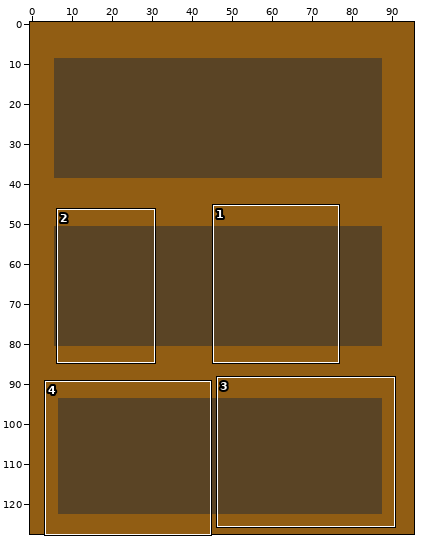
Sprite sheet -- media/images/bookcase.png. The picture above shows the old version from afar; the outline marks the close-up.
Close-up. Before:
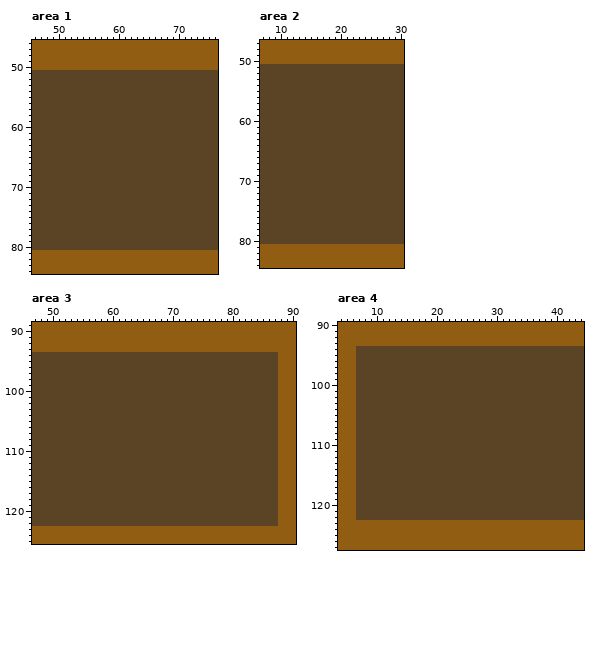
The file is 96x128 pixels. Colours within 5 levels of each other are drawn and written as one. Shown: area 1: x 46..76, y 46..84; area 2: x 7..30, y 47..84; area 3: x 47..90, y 89..125; area 4: x 4..44, y 90..127. The commit also changed other parts of the picture, which this record leaves out.
After the commit:
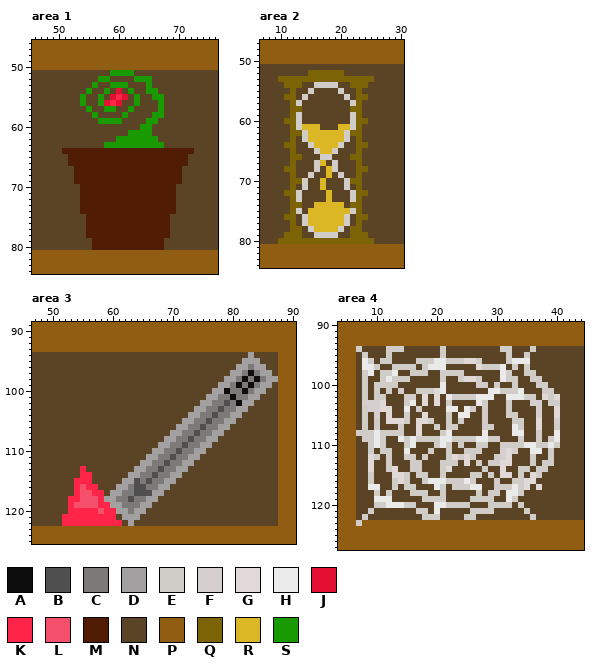
Palette (. is transparent): A #0d0d0d  B #504f4f  C #7c7979  D #a2a0a0  E #d0cdc8  F #d5cfcf  G #e1d8d8  H #eaeaea  J #e31033  K #ff2549  L #f44f6b  M #501d04  N #5a4425  P #915d13  Q #7c6406  R #dbb725  S #199a00
Changes in this commit:
Changed rows in their new state; - is an unchanged pixel.
Area 1:
first column x 51:
51 --------SSSS----------
52 ------SS----SSS-------
53 -----S--SSS---S-------
54 ----S--S-J-S--SS------
55 ---S--S-JKJ-S--SS-----
56 ---S--SJKJ--S---S-----
57 ----S--SS--S----S-----
58 -----S----S----SS-----
59 ------SSSS----SS------
60 -------------SS-------
61 -----------SSSS-------
62 ---------SSSSSSS------
63 -------SSSSSSSSSS-----
64 MMMMMMMMMMMMMMMMMMMMMM
65 -MMMMMMMMMMMMMMMMMMMM-
66 -MMMMMMMMMMMMMMMMMMMM-
67 --MMMMMMMMMMMMMMMMMM--
68 --MMMMMMMMMMMMMMMMMM--
69 --MMMMMMMMMMMMMMMMMM--
70 ---MMMMMMMMMMMMMMMM---
71 ---MMMMMMMMMMMMMMMM---
72 ---MMMMMMMMMMMMMMMM---
73 ---MMMMMMMMMMMMMMMM---
74 ---MMMMMMMMMMMMMMMM---
75 ----MMMMMMMMMMMMMM----
76 ----MMMMMMMMMMMMMM----
77 ----MMMMMMMMMMMMMM----
78 ----MMMMMMMMMMMMMM----
79 -----MMMMMMMMMMMM-----
80 -----MMMMMMMMMMMM-----
Area 2:
first column x 10:
52 -----QQQQQQ-----
53 QQQQQQQQQQQQQQQQ
54 -QQQ--EEEE--QQQ-
55 --Q--E----E--Q--
56 -QQ-E------E-QQ-
57 --QE--------EQ--
58 --QQ--------QQ--
59 --QE--------EQ--
60 -QQE--------EQQ-
61 --QERRR---RREQ--
62 --QQERRRRRREQQ--
63 --Q-ERRRRRRE-Q--
64 -QQ--ERRRRE--QQ-
65 --Q---ERRE---Q--
66 --QQ---EE---QQ--
67 --Q---ER-E---Q--
68 -QQ---E-RE---QQ-
69 --Q--E--R-E--Q--
70 --QQE--R---EQQ--
71 --Q-E--R---E-Q--
72 -QQE----R---EQQ-
73 --QE----R---EQ--
74 --QQ--RRRRR-QQ--
75 --QE-RRRRRRREQ--
76 -QQ-ERRRRRRE-QQ-
77 --Q-ERRRRRRE-Q--
78 --QQ-ERRRRE-QQ--
79 -QQQ--EEEE--QQQ-
80 QQQQQQQQQQQQQQQQ
Area 3:
first column x 52:
 94 -------------------------------D----
 95 ------------------------------DDD---
 96 -----------------------------DDCDD--
 97 ----------------------------DDCACDD-
 98 ---------------------------DDCACACDD
 99 --------------------------DDCACACDD-
100 -------------------------DDACCACDD--
101 ------------------------DDCCACCDD---
102 -----------------------DDCCBCADD----
103 ----------------------DDCCBCCDD-----
104 ---------------------DDCCBCCDD------
105 --------------------DDCCBCCDD-------
106 -------------------DDCCBCCDD--------
107 ------------------DDCCBCCDD---------
108 -----------------DDCCBCCDD----------
109 ----------------DDCCBCCDD-----------
110 ---------------DDCCBCCDD------------
111 --------------DDCCBCCDD-------------
112 -------------DDCCBCCDD--------------
113 ---K--------DDCCBCCDD---------------
114 ---KK------DDCCBCCDD----------------
115 --KKK-----DDBCBCCDD-----------------
116 --KLKK---DDCBBCCDD------------------
117 --KLLKK-DDCCBBBDD-------------------
118 -KKLLLKDDCCBCCDD--------------------
119 -KLLLLKKDDCCCDD---------------------
120 -KKKKKLKKDDCDD----------------------
121 KKKKKKKKK-DDD-----------------------
122 KKKKKKKKKK-D------------------------
Area 4:
first column x 7:
 94 E----EEE------E---------EE---E----
 95 -E---E--------E----------E--E-----
 96 -HE-EE----EEEHHEEEGGE----EHHH-----
 97 -HHE--EEEE-EHHH-----GEEEH-E-E-----
 98 -EH-EEH--EEE--EEEE------HE--EE----
 99 -E--EHEEE-----E--EGGE---HEE--EE---
100 -E-EEEE-------H-----EE-E--E---EE--
101 -E-E-E-E--EEEGH-------HHEEEH---EE-
102 -E-EE---EE-G-G-HEEEEHHH--HHHEE-GEG
103 -FFFG---EH-G-G-E----HE---E---FF-EE
104 -EFFGG--H-E----HH-HE-E---E----F--G
105 -E-F-G--E--G---E-HH--E---EE---F--G
106 -E-E-GGGE-GGE--E-E---E----EE--G--F
107 -E-E---E--G--E-EE----EE---HE--G--E
108 EEEHEEEE--G---EH-----H----HH--E--H
109 -EEHE--HEHEEEEHHEEEEHHEE---E--E-EH
110 --EHE---EH---EHE-E--EE--EEEEHHEEHE
111 --E-EE--H---E--E--EEE---FGF--HH-E-
112 --GE-E--EE-E---EGEGE---EFG---E--E-
113 --G--E---EE---EEE-G-E-EEGG---E-EE-
114 --G--EG--EE---EG-----E--G--EE-EE--
115 --E---GGE-EE--E----EE-E-GG-E-GE---
116 --E---EGE--EHHHEEEHE---E--EEGG----
117 --HH--E-EE---HE-EEEHH--EEEHEG-G---
118 ---E-E---EEE--E-----E-EE-HHE------
119 ---HHH-----EEEE----EEEE--HE-------
120 ---EEHHHEE---HHEEEE---EEEE-E------
121 --E-------EE-H-----EEEE-----E-----
122 -E---------EEE----EE---------E----
123 E---------------------------------
